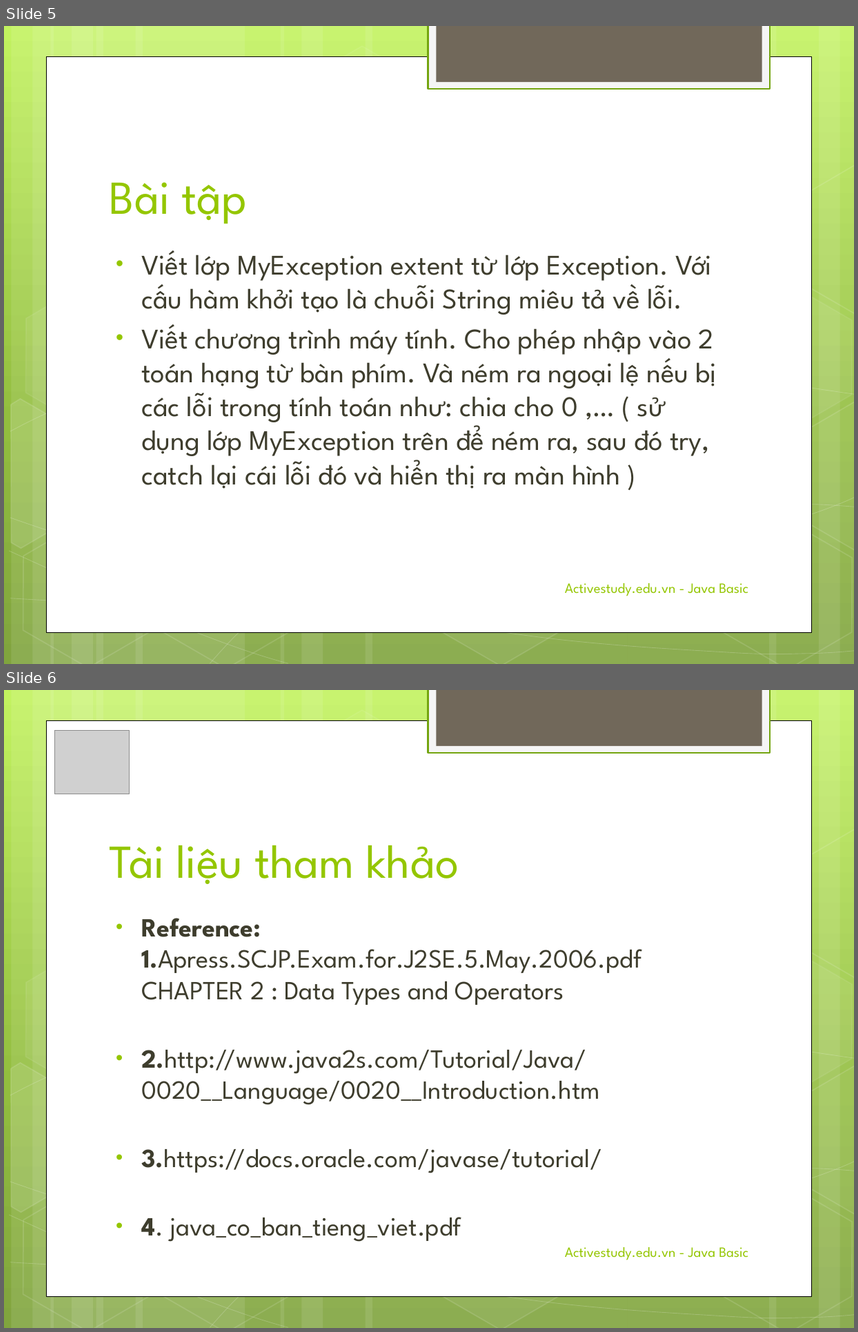
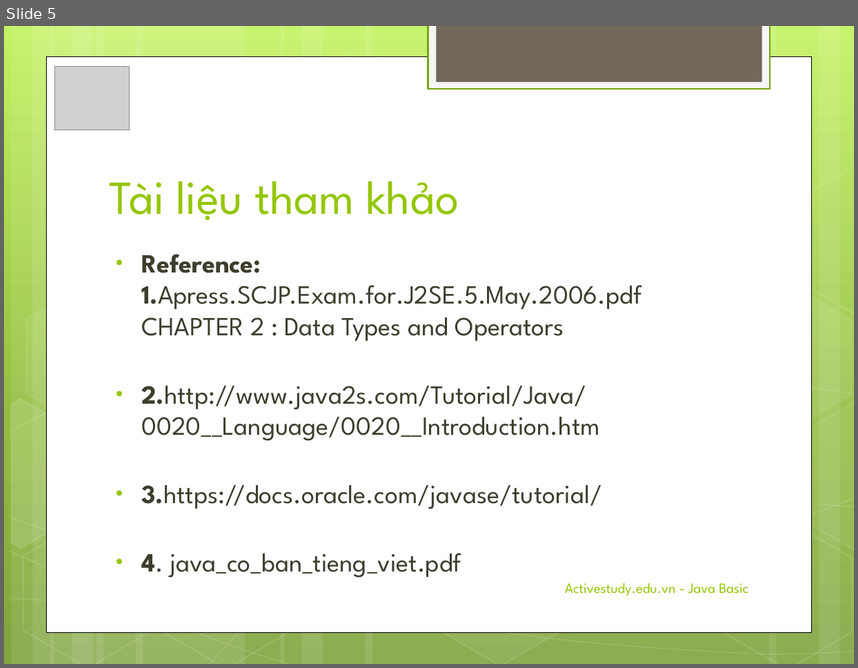
Before and after one commit to luanvucong93/jc2, a slide deck: WEEK_2/Slide/Day4_JC2.pptx. Shown one above the other, each under a label of ours: slides 5 and 6 before the commit, slide 5 after it. The pictures are 858x1332 and 858x668 pixels, drawn with LibreOffice and Linux fonts; fonts in the diff are those of the drawing; grey boxes stand for pictures. Boxes give left, top, right and bottom in pixels: in the first picture for what was removed or moved away, otherwise in the second. Text is boxed around its words. In the diff, an @@ line names an element or a change of style, - is before the commit and + after.

```diff
--- a/WEEK_2/Slide/Day4_JC2.pptx
+++ b/WEEK_2/Slide/Day4_JC2.pptx
@@ slide 5 removed at (4,26,854,664), background gradient #C3F35F to #93BF3F to #81A53E; not listed: 31 template elements that a slide beside it also shows @@
@@ title removed at (110,182,248,224) @@
-Bài tập
@@ text removed at (141,250,717,488) @@
-• Viết lớp MyException extent từ lớp Exception. Với cấu hàm khởi tạo là chuỗi String miêu tả về lỗi.
-• Viết chương trình máy tính. Cho phép nhập vào 2 toán hạng từ bàn phím. Và ném ra ngoại lệ nếu bị các lỗi trong tính toán như: chia cho 0 ,… ( sử dụng lớp MyException trên để ném ra, sau đó try, catch lại cái lỗi đó và hiển thị ra màn hình )
@@ text removed at (565,583,749,596) @@
-Activestudy.edu.vn - Java Basic
@@ what was slide 6 is now slide 5 @@
```
Also in this commit, not shown: 4 slides changed, 1 other file.
